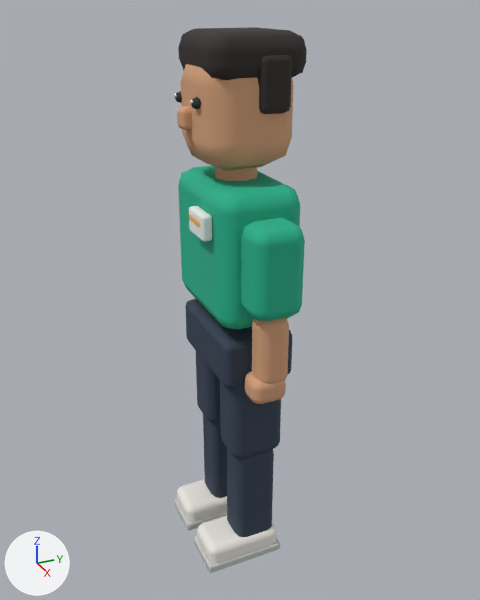
An edit to the glTF model public/models/operator.glb, drawn before and after from the same camera.
Both versions are drawn from a 50 mm camera at (1.863, -0.808, 0.984) aimed at (-0.012, 0.036, 0.046). Every picture has the same lights, and +X, +Y and +Z are marked at lower left. The first picture is the older version. Vertices at exactly the same position are counted once.
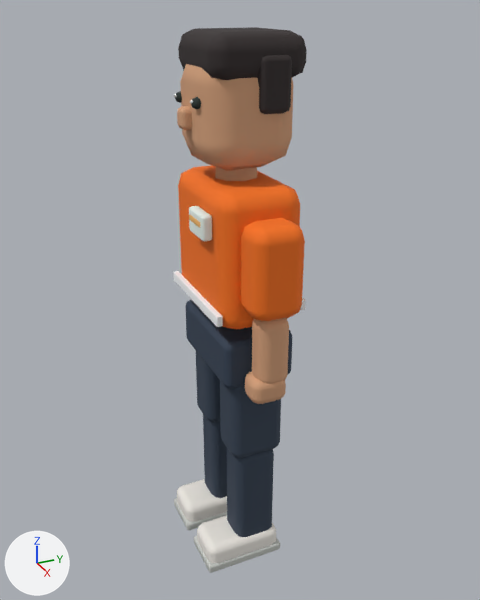
Where the change shows, as pixel boxes (x1, y1, x2, y2) in the pictures (480 x 600 px):
'Mesh_0', reshaped
    before: (174, 27, 307, 573)
    after: (173, 27, 307, 573)
part 1 of me_mesh_0, added
    after: (300, 297, 306, 310)
part 2 of me_mesh_0, added
    after: (173, 271, 223, 327)
part 3 of me_mesh_0, recoloured (green to orange)
    both: (178, 165, 305, 329)

The change, as a list of edits to the scene's bpy script:
```text
Change me_mesh_0:
    used by ob_mesh_0; location = (0.0, 0.0, 0.0)
    remove me_mesh_0.from_pydata(...)  # 1360 vertices, 2608 faces; spans x -0.33..0.33, y -0.18..0.18, z -0.91..0.9
    add me_mesh_0.from_pydata(...)  # 1472 vertices, 2824 faces; spans x -0.33..0.33, y -0.18..0.18, z -0.91..0.9
    me_mesh_0 part 1: a new loose piece of 56 vertices spanning x -0.2..0.2, y 0.15..0.17, z 0.07..0.11, in mat_material_0
    me_mesh_0 part 2: a new loose piece of 56 vertices spanning x -0.2..0.2, y -0.14..-0.12, z 0.07..0.11, in mat_material_0
    me_mesh_0 part 3: 324 kept faces spanning x -0.33..0.33, y -0.12..0.15, z 0.04..0.48 get new vertex colours; the middle colour goes from green #22b38c to orange #f97316
```
